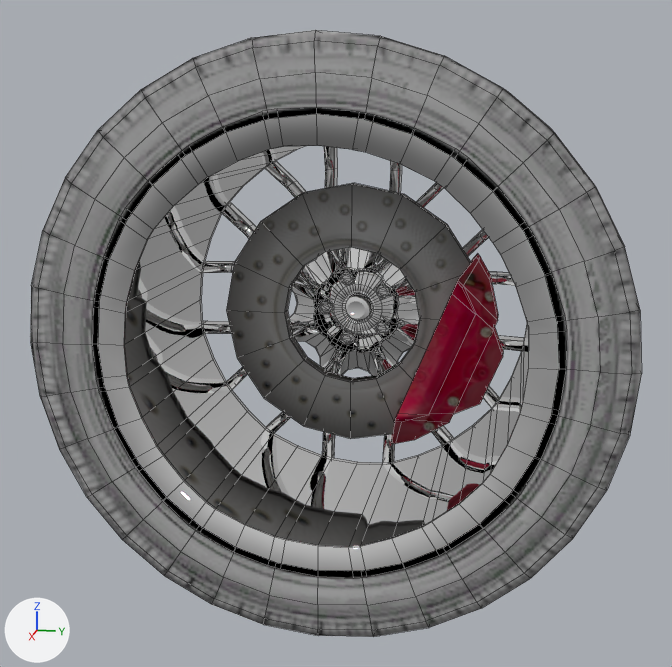
What one commit did to the Blender file cars/XZ/bmw_m3_gt3_wheel.blend.
Camera for both pictures: a 50 mm camera at (1.065, 0.207, 0.259) aimed at (-0.005, -0.007, -0.009). Lighting does not change. The marker at lower left points along +X, +Y and +Z. Mesh edges are drawn as thin lines.

Objects in the first picture: 'XZ_brake', 'XZ_wheel'.
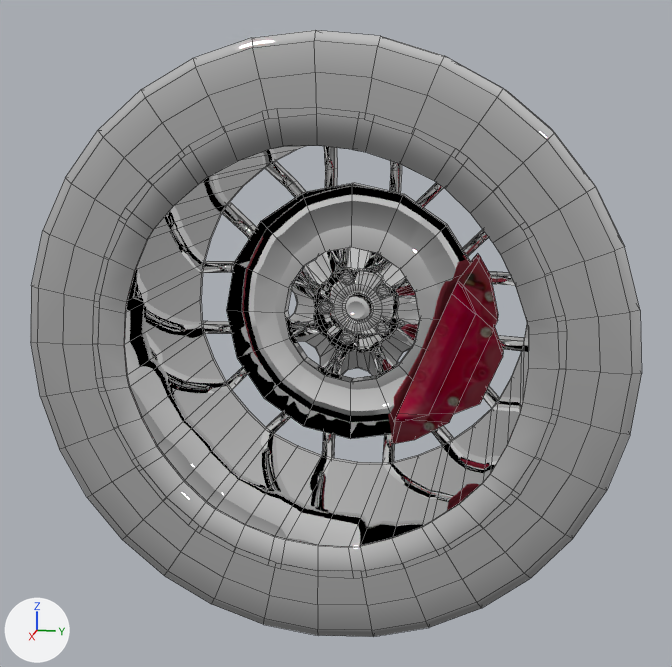
Location of each change, (x1, y1, x2, y2) in pixels of the pictures (672 x 667 px):
'XZ_brake', reshaped (59% narrower, 27% shorter)
    before: (226, 183, 503, 444)
    after: (391, 253, 503, 444)
part 1 of me_xz_brake, deleted
    before: (226, 183, 471, 439)
part 2 of me_xz_wheel, added
    after: (226, 183, 471, 439)
part 3 of me_xz_wheel, recoloured
    both: (31, 30, 642, 637)

Diff of the bpy script that builds the scene:
```diff
--- a/cars/XZ/bmw_m3_gt3_wheel.blend.py
+++ b/cars/XZ/bmw_m3_gt3_wheel.blend.py
@@ me_xz_brake @@
 me_xz_brake.from_pydata(...)  # 136 vertices, 118 faces; spans x -0.107..-0.043, y -0.165..0.19, z -0.165..0.165
 # used by ob_xz_brake; location = (0.0, 0.0, 0.0)
-me_xz_brake.materials.append(mat_xz_wheel_chrome2)  # picture img_carbon
-me_xz_brake.materials.append(mat_xz_wheel_disc)  # picture img_carbon
+# me_xz_brake part 1: the loose piece of 80 vertices spanning x -0.083..-0.065, y -0.165..0.165, z -0.165..0.165 is deleted
+me_xz_brake.materials.append(mat_xz_tire)  # picture img_carbon
@@ me_xz_wheel @@
 # used by ob_xz_wheel; location = (0.0, 0.0, 0.0)
-me_xz_wheel.from_pydata(...)  # 2000 vertices, 1990 faces; spans x -0.155..0.138, y -0.329..0.329, z -0.329..0.329
-me_xz_wheel.materials.append(mat_xz_wheel_disc)  # picture img_carbon
+me_xz_wheel.from_pydata(...)  # 2080 vertices, 2054 faces; spans x -0.155..0.138, y -0.329..0.329, z -0.329..0.329
+# me_xz_wheel part 2: a new loose piece of 80 vertices spanning x -0.083..-0.065, y -0.165..0.165, z -0.165..0.165, in mat_xz_wheel_chrome
+# me_xz_wheel part 3: 384 faces spanning x -0.144..0.138, y -0.329..0.329, z -0.329..0.329 switch from mat_xz_tire (picture img_carbon) to mat_xz_wheel_chrome
```
